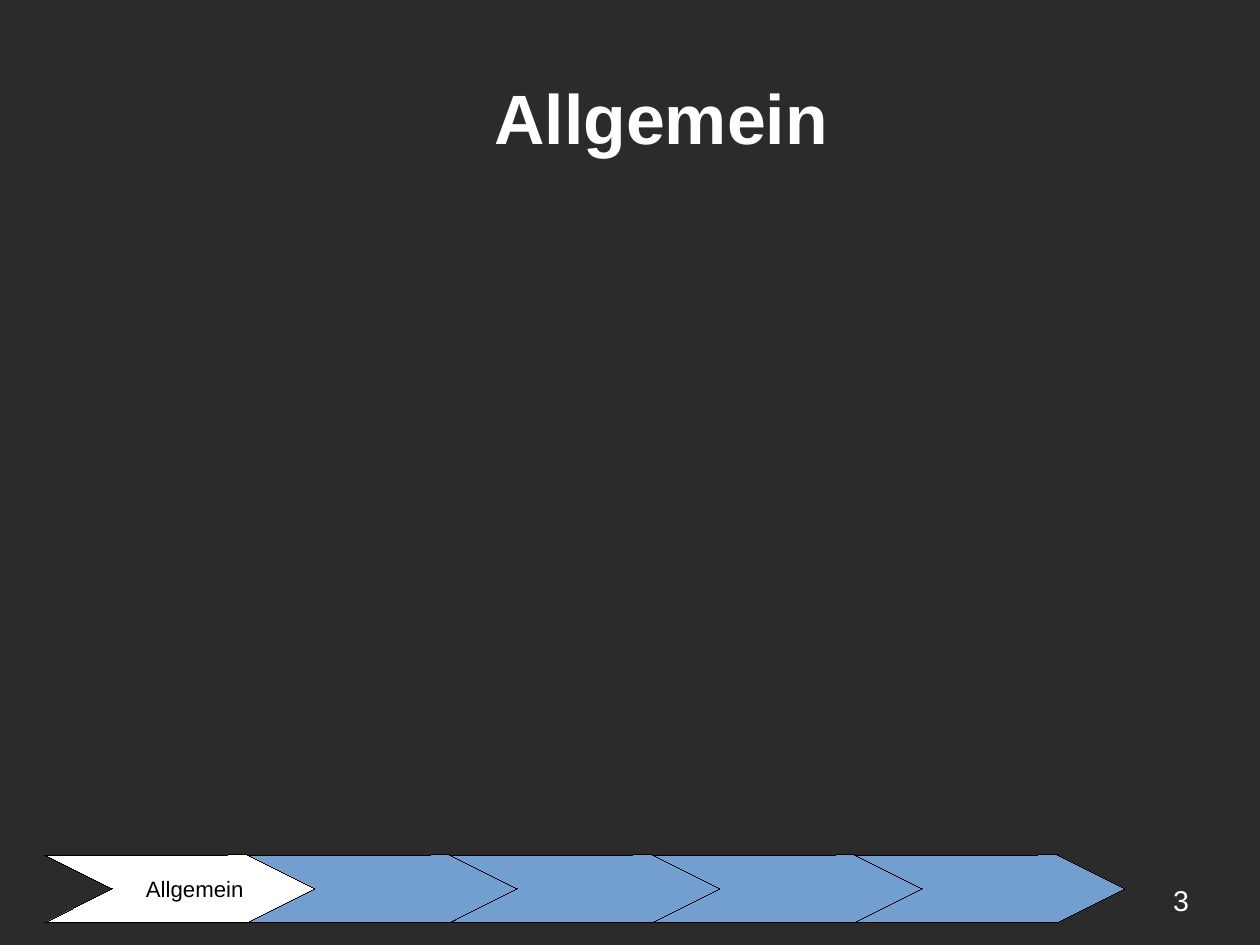
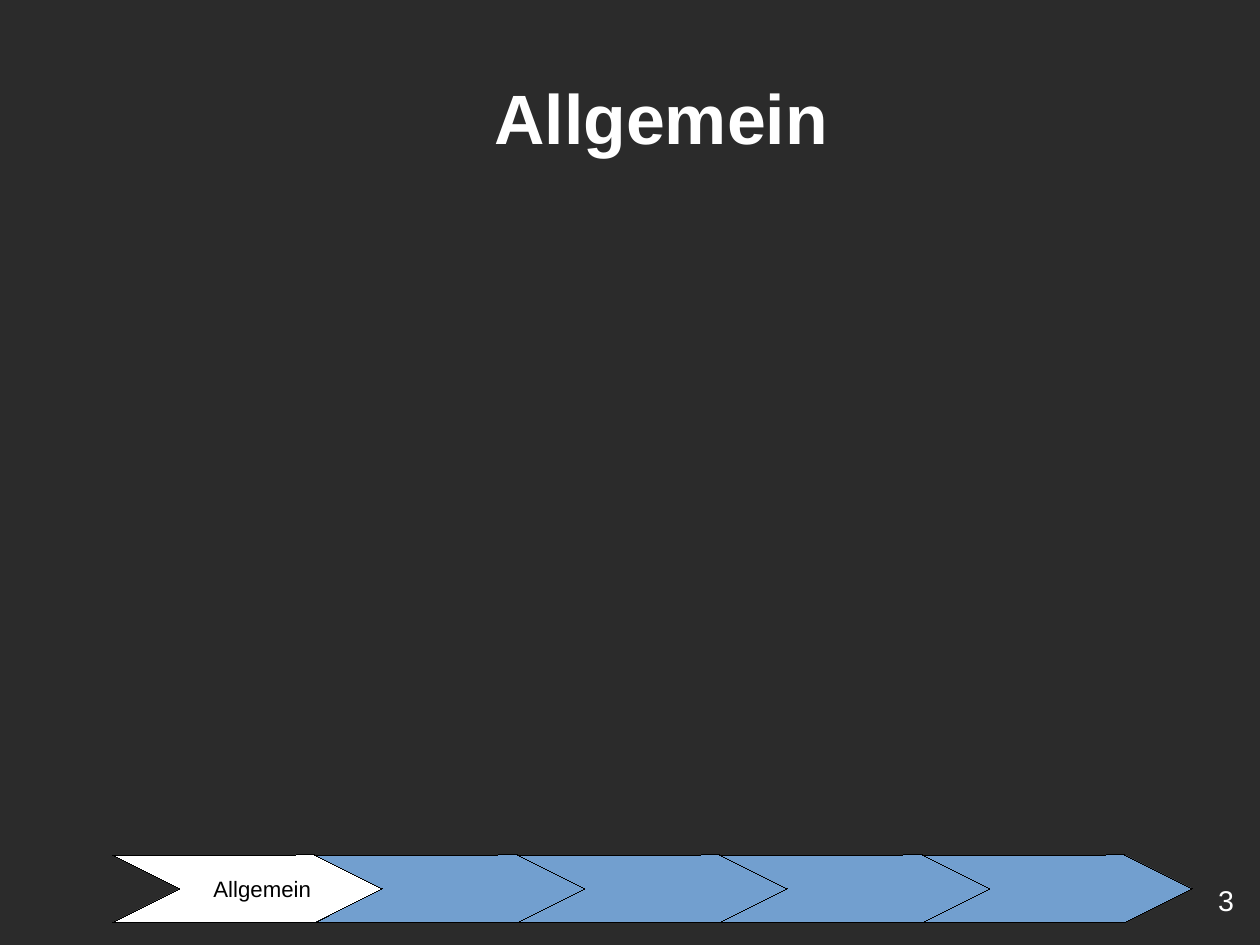
Before and after one commit to ChristianMarzianGithub/WGBlockWoche2Praesentation, a slide deck: slide 3 of TemplateHellGrauBlau.odp. Drawn at 1260x945 pixels with LibreOffice and Linux fonts; fonts in the diff are those of the drawing; background and template pictures are left out; a plain dark background stands for a picture behind light text. Boxes give left, top, right and bottom in pixels: in the first picture for what was removed or moved away, otherwise in the second. Text is boxed around its words. In the diff, an @@ line names an element or a change of style, - is before the commit and + after.

```diff
--- a/TemplateHellGrauBlau.odp
+++ b/TemplateHellGrauBlau.odp
@@ freeform shape "Allgemein": place and size @@
-freeform shape "Allgemein" at bbox=[45, 855, 314, 923]
+freeform shape "Allgemein" at bbox=[112, 855, 382, 923]
@@ 3 freeform shapes: place and size @@
-3 freeform shapes at bbox=[248, 855, 1125, 923]
+3 freeform shapes at bbox=[316, 855, 1193, 923]
@@ freeform shape: place and size @@
-freeform shape at bbox=[653, 855, 923, 923]
+freeform shape at bbox=[720, 855, 990, 923]
@@ page number: place and size @@
-page number at bbox=[1173, 891, 1189, 912]
+page number at bbox=[1218, 891, 1234, 912]
```
Also in this commit, not shown: 5 other slides changed.
